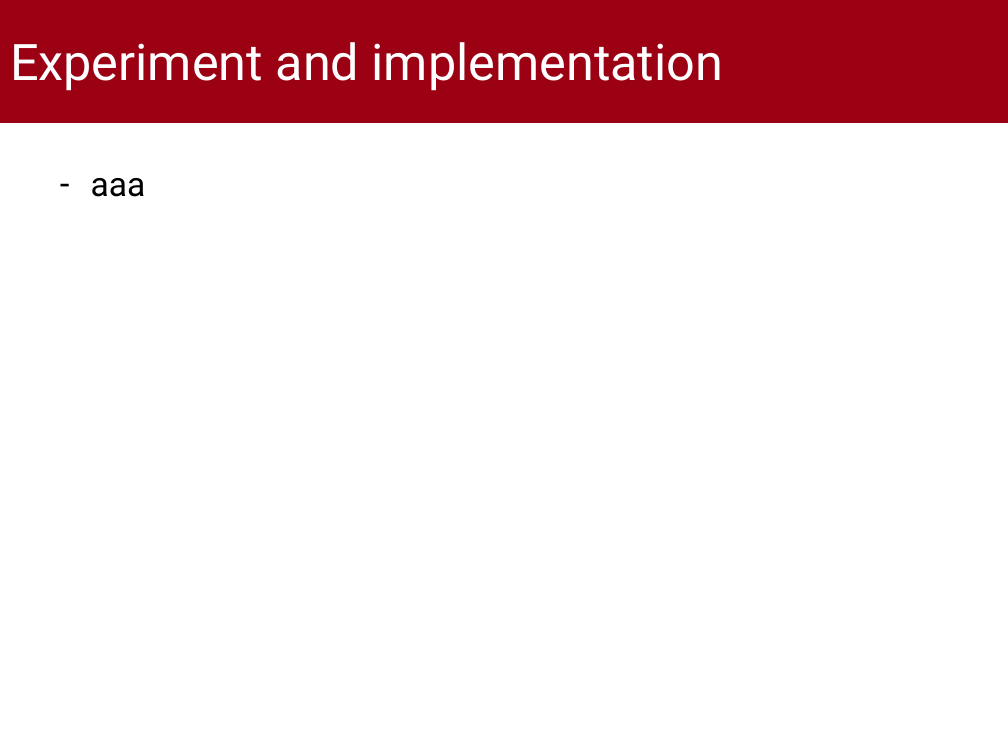
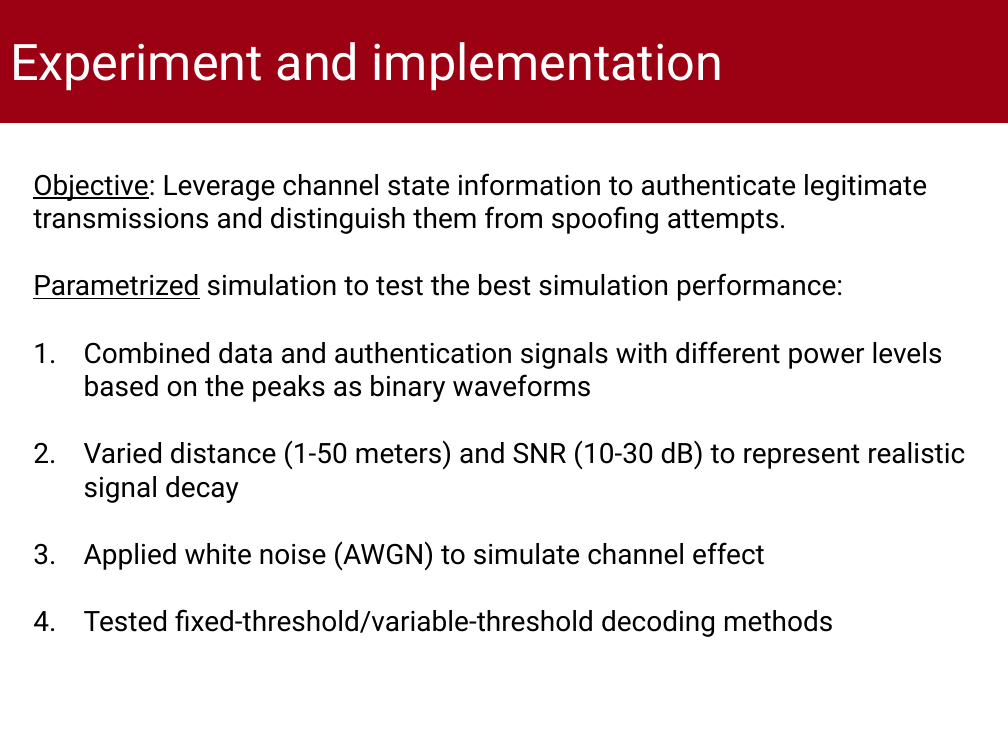
Before and after one commit to gabrielrovesti/PLA-Bluetooth-Environment, a slide deck: slide 6 of Third Part - Physical Layer Device Authentication/Slides/PLA Bluetooth Environment.pptx. Drawn at 1008x756 pixels with LibreOffice and Linux fonts; fonts in the diff are those of the drawing; background and template pictures are left out. Boxes give left, top, right and bottom in pixels: in the first picture for what was removed or moved away, otherwise in the second. Text is boxed around its words. In the diff, an @@ line names an element or a change of style, - is before the commit and + after.

```diff
--- a/Third Part - Physical Layer Device Authentication/Slides/PLA Bluetooth Environment.pptx
+++ b/Third Part - Physical Layer Device Authentication/Slides/PLA Bluetooth Environment.pptx
@@ text added at box(33, 173, 965, 637), 20 pt, text #000000 @@
+Objective: Leverage channel state information to authenticate legitimate transmissions and distinguish them from spoofing attempts.
+Parametrized simulation to test the best simulation performance:
+1. Combined data and authentication signals with different power levels based on the peaks as binary waveforms
+2. Varied distance (1-50 meters) and SNR (10-30 dB) to represent realistic signal decay
+3. Applied white noise (AWGN) to simulate channel effect
+4. Tested fixed-threshold/variable-threshold decoding methods
@@ text removed at box(91, 178, 146, 197) @@
-– aaa
```
Also in this commit, not shown: 4 other slides changed, 3 slides added, 2 other files.
